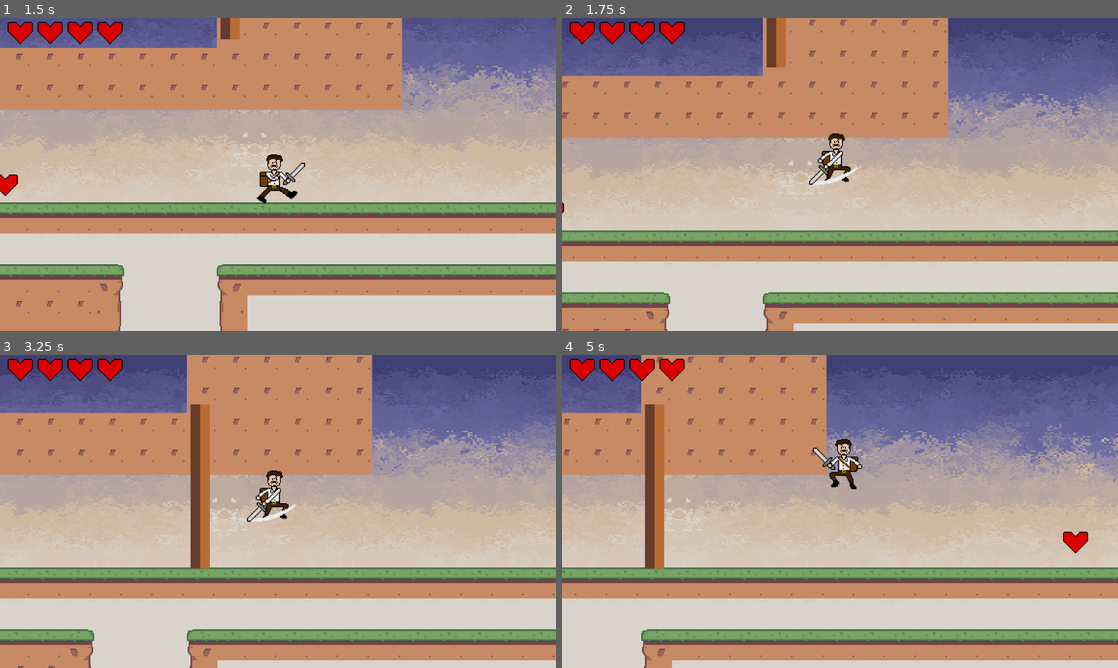
Above: before the commit, frames 1-4 (two rows, left to right).
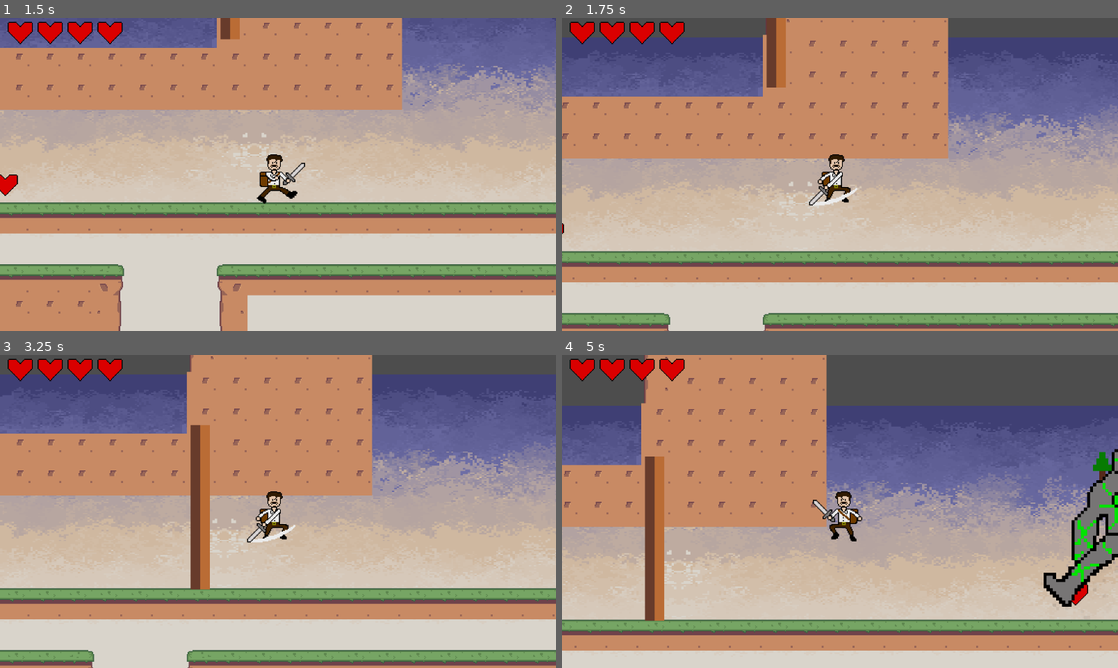
Above: after the commit, the same moments.

Repository: bscott519/ColossalCrisisGame
Game: Godot game, scene res://Scenes/level_5.tscn
Two runs of this game, one before a commit and one after it. Both use one fixed random seed, a clock stepped at 60 frames per second and the inputs below. This scene is started directly instead of the project's main scene. The engine's default icon, where the game draws it, is replaced by a stand-in: a white triangle on a blue panel in a dark square. Sound files missing from this copy of the repository are replaced by a short silence.
Inputs (mouse positions are in pixels of both pictures, inside the frame that each line leads up to):
- Up to frame 1 (1.5 s): tap Enter (enter) at 0.5, 1.35 s; move the mouse to (400, 158) at 0.52 s; hold Enter (enter) 0.53-1.28 s; hold D (right) from 0.53 s (still down); click (400, 158) at 0.6 s; tap Space (jump) at 0.77 s; move the mouse to (166, 190) at 1.27 s
- Up to frame 2 (1.75 s): keep holding D (right); tap Space (jump) at 1.52 s; click (728, 190) at 1.55 s
- Up to frame 3 (3.25 s): move the mouse to (333, 442) at 2.02 s; release D (right) at 2.03 s; hold A (left) 2.03-2.78 s; hold Enter (enter) 2.03-2.78 s; click (333, 442) at 2.1 s; move the mouse to (250, 574) at 2.77 s; hold D (right) from 2.78 s (still down); tap Enter (enter) at 2.85 s; tap Space (jump) at 3.02 s; click (250, 574) at 3.05 s
- Up to frame 4 (5 s): move the mouse to (1006, 558) at 3.52 s; hold Enter (enter) 3.53-4.28 s; click (1006, 558) at 3.6 s; tap Space (jump) at 3.77, 4.52 s; move the mouse to (673, 464) at 4.27 s; release D (right) at 4.28 s; hold A (left) from 4.28 s (still down); tap Enter (enter) at 4.35 s; click (673, 464) at 4.55 s

Frame 1 is identical in both runs. In frame 2, 45% of the frame differs, in the area x 0-100%, y 0-100%; in frame 3, 45%; in frame 4, 73%.

Commit message:
earth giant in game and added level 5 to level select

Diff:
--- /dev/null
+++ b/Scenes/earth_giant.tscn
@@ -0,0 +1,151 @@
+[gd_scene load_steps=18 format=3 uid="uid://cbrjwdmbhictw"]
+
+[ext_resource type="Script" path="res://Scripts/earth_giant.gd" id="1_kl2yr"]
+[ext_resource type="Texture2D" uid="uid://cbmek8v8jln14" path="res://GameArt/CCEarthGiantSS.png" id="1_obi7s"]
+
+[sub_resource type="AtlasTexture" id="AtlasTexture_klkj6"]
+atlas = ExtResource("1_obi7s")
+region = Rect2(0, 0, 64, 64)
+
+[sub_resource type="AtlasTexture" id="AtlasTexture_0c2nm"]
+atlas = ExtResource("1_obi7s")
+region = Rect2(64, 0, 64, 64)
+
+[sub_resource type="AtlasTexture" id="AtlasTexture_sy1mr"]
+atlas = ExtResource("1_obi7s")
+region = Rect2(128, 0, 64, 64)
+
+[sub_resource type="AtlasTexture" id="AtlasTexture_6c5xl"]
+atlas = ExtResource("1_obi7s")
+region = Rect2(128, 128, 64, 64)
+
+[sub_resource type="AtlasTexture" id="AtlasTexture_i7akv"]
+atlas = ExtResource("1_obi7s")
+region = Rect2(0, 192, 64, 64)
+
+[sub_resource type="AtlasTexture" id="AtlasTexture_r1roc"]
+atlas = ExtResource("1_obi7s")
+region = Rect2(64, 192, 64, 64)
+
+[sub_resource type="AtlasTexture" id="AtlasTexture_xjduh"]
+atlas = ExtResource("1_obi7s")
+region = Rect2(0, 128, 64, 64)
+
+[sub_resource type="AtlasTexture" id="AtlasTexture_b6pyb"]
+atlas = ExtResource("1_obi7s")
+region = Rect2(64, 128, 64, 64)
+
+[sub_resource type="AtlasTexture" id="AtlasTexture_ob3a6"]
+atlas = ExtResource("1_obi7s")
+region = Rect2(0, 64, 64, 64)
+
+[sub_resource type="AtlasTexture" id="AtlasTexture_cojhq"]
+atlas = ExtResource("1_obi7s")
+region = Rect2(64, 64, 64, 64)
+
+[sub_resource type="AtlasTexture" id="AtlasTexture_ogu1d"]
+atlas = ExtResource("1_obi7s")
+region = Rect2(128, 64, 64, 64)
+
+[sub_resource type="AtlasTexture" id="AtlasTexture_s7ngs"]
+atlas = ExtResource("1_obi7s")
+region = Rect2(64, 64, 64, 64)
+
+[sub_resource type="SpriteFrames" id="SpriteFrames_e7ak4"]
+animations = [{
+"frames": [],
+"loop": false,
+"name": &"death",
+"speed": 5.0
+}, {
+"frames": [{
+"duration": 1.0,
+"texture": SubResource("AtlasTexture_klkj6")
+}, {
+"duration": 1.0,
+"texture": SubResource("AtlasTexture_0c2nm")
+}],
+"loop": true,
+"name": &"idle",
+"speed": 1.0
+}, {
+"frames": [{
+"duration": 1.0,
+"texture": SubResource("AtlasTexture_sy1mr")
+}],
+"loop": false,
+"name": &"rock_summon",
+"speed": 5.0
+}, {
+"frames": [{
+"duration": 1.0,
+"texture": SubResource("AtlasTexture_6c5xl")
+}, {
+"duration": 1.0,
+"texture": SubResource("AtlasTexture_6c5xl")
+}, {
+"duration": 1.0,
+"texture": SubResource("AtlasTexture_i7akv")
+}, {
+"duration": 1.0,
+"texture": SubResource("AtlasTexture_r1roc")
+}],
+"loop": false,
+"name": &"slam",
+"speed": 7.0
+}, {
+"frames": [{
+"duration": 1.0,
+"texture": SubResource("AtlasTexture_xjduh")
+}, {
+"duration": 1.0,
+"texture": SubResource("AtlasTexture_b6pyb")
+}],
+"loop": false,
+"name": &"stomp",
+"speed": 2.0
+}, {
+"frames": [{
+"duration": 1.0,
+"texture": SubResource("AtlasTexture_ob3a6")
+}, {
+"duration": 1.0,
+"texture": SubResource("AtlasTexture_cojhq")
+}, {
+"duration": 1.0,
+"texture": SubResource("AtlasTexture_ogu1d")
+}, {
+"duration": 1.0,
+"texture": SubResource("AtlasTexture_s7ngs")
+}],
+"loop": true,
+"name": &"walk",
+"speed": 3.0
+}]
+
+[sub_resource type="CircleShape2D" id="CircleShape2D_38rre"]
+
+[sub_resource type="RectangleShape2D" id="RectangleShape2D_8icpq"]
+size = Vector2(201, 40)
+
+[node name="EarthGiant" type="CharacterBody2D"]
+script = ExtResource("1_kl2yr")
+
+[node name="AnimatedSprite2D" type="AnimatedSprite2D" parent="."]
+sprite_frames = SubResource("SpriteFrames_e7ak4")
+animation = &"idle"
+autoplay = "idle"
+frame = 1
+frame_progress = 0.479434
+
+[node name="CollisionShape2D" type="CollisionShape2D" parent="."]
+position = Vector2(-1, 21)
+shape = SubResource("CircleShape2D_38rre")
+
+[node name="Detection" type="Area2D" parent="."]
+
+[node name="CollisionShape2D" type="CollisionShape2D" parent="Detection"]
+position = Vector2(-0.5, 10)
+shape = SubResource("RectangleShape2D_8icpq")
+
+[node name="AttackCooldown" type="Timer" parent="."]
--- a/Scenes/level_5.tscn
+++ b/Scenes/level_5.tscn
@@ -17,6 +17,7 @@
 [ext_resource type="PackedScene" uid="uid://buy507nxy6xwt" path="res://Scenes/boss_door.tscn" id="15_1vf4c"]
 [ext_resource type="Script" path="res://Scripts/boss_trigger.gd" id="15_2se6i"]
 [ext_resource type="Script" path="res://Scripts/boss_door.gd" id="16_myq40"]
+[ext_resource type="PackedScene" uid="uid://cbrjwdmbhictw" path="res://Scenes/earth_giant.tscn" id="18_8nic5"]
 
 [sub_resource type="TileSetAtlasSource" id="TileSetAtlasSource_biuay"]
 texture = ExtResource("3_hujus")
@@ -174,7 +175,7 @@
 [node name="Camera2D" type="Camera2D" parent="player"]
 zoom = Vector2(2, 2)
 limit_left = -29
-limit_top = -123
+limit_top = -200
 limit_right = 5550
 limit_bottom = 320
 
@@ -327,5 +328,9 @@
 position = Vector2(2887, 59)
 shape = SubResource("RectangleShape2D_om74q")
 
+[node name="EarthGiant" parent="." instance=ExtResource("18_8nic5")]
+position = Vector2(3279, -2)
+scale = Vector2(3.2, 3.2)
+
 [connection signal="finished" from="LevelTheme" to="." method="_on_level_theme_finished"]
 [connection signal="playerEntered" from="BossTrigger" to="BossDoor" method="_on_boss_trigger_player_entered"]
--- a/Scenes/level_select.tscn
+++ b/Scenes/level_select.tscn
@@ -29,19 +29,19 @@
 theme_override_styles/panel = SubResource("StyleBoxTexture_qxukp")
 
 [node name="LevelIcon" parent="." node_paths=PackedStringArray("next_level_left", "next_level_right") instance=ExtResource("1_3hviw")]
-offset_left = 160.0
+offset_left = 96.0
 offset_top = 288.0
-offset_right = 224.0
+offset_right = 160.0
 offset_bottom = 352.0
 scale = Vector2(2, 2)
 next_scene_path = "res://Scenes/level_1.tscn"
-next_level_left = NodePath("../LevelIcon4")
+next_level_left = NodePath("../LevelIcon5")
 next_level_right = NodePath("../LevelIcon2")
 
 [node name="LevelIcon2" parent="." node_paths=PackedStringArray("next_level_left", "next_level_right") instance=ExtResource("1_3hviw")]
-offset_left = 416.0
+offset_left = 320.0
 offset_top = 288.0
-offset_right = 480.0
+offset_right = 384.0
 offset_bottom = 352.0
 scale = Vector2(2, 2)
 lvl_name = "2"
@@ -50,9 +50,9 @@
 next_level_right = NodePath("../LevelIcon3")
 
 [node name="LevelIcon3" parent="." node_paths=PackedStringArray("next_level_left", "next_level_right") instance=ExtResource("1_3hviw")]
-offset_left = 672.0
+offset_left = 544.0
 offset_top = 288.0
-offset_right = 736.0
+offset_right = 608.0
 offset_bottom = 352.0
 scale = Vector2(2, 2)
 lvl_name = "3"
@@ -61,14 +61,25 @@
 next_level_right = NodePath("../LevelIcon4")
 
 [node name="LevelIcon4" parent="." node_paths=PackedStringArray("next_level_left", "next_level_right") instance=ExtResource("1_3hviw")]
-offset_left = 928.0
+offset_left = 768.0
 offset_top = 288.0
-offset_right = 992.0
+offset_right = 832.0
 offset_bottom = 352.0
 scale = Vector2(2, 2)
 lvl_name = "4"
 next_scene_path = "res://Scenes/level_4.tscn"
 next_level_left = NodePath("../LevelIcon3")
+next_level_right = NodePath("../LevelIcon5")
+
+[node name="LevelIcon5" parent="." node_paths=PackedStringArray("next_level_left", "next_level_right") instance=ExtResource("1_3hviw")]
+offset_left = 992.0
+offset_top = 288.0
+offset_right = 1056.0
+offset_bottom = 352.0
+scale = Vector2(2, 2)
+lvl_name = "5"
+next_scene_path = "res://Scenes/level_5.tscn"
+next_level_left = NodePath("../LevelIcon4")
 next_level_right = NodePath("../LevelIcon")
 
 [node name="PlayerIcon" parent="." instance=ExtResource("2_aid86")]
--- /dev/null
+++ b/Scripts/earth_giant.gd
@@ -0,0 +1,85 @@
+extends CharacterBody2D
+
+enum State { IDLE, CHASE, STOMP, SLAM, SUMMON }
+
+@onready var animated_sprite_2d = $AnimatedSprite2D
+@onready var detection_area = $Detection
+@onready var attack_cooldown = $AttackCooldown
+
+var current_state = State.IDLE
+var player = null
+var speed = 70
+var attack_range = 80
+
+func _ready():
+	detection_area.connect("body_entered", _on_body_entered)
+	attack_cooldown.start()
+
+func _physics_process(delta):
+	match current_state:
+		State.IDLE:
+			# Do nothing until player is found
+			pass
+
+		State.CHASE:
+			if player:
+				animated_sprite_2d.play("walk")
+				var direction = (player.global_position - global_position).normalized()
+				velocity = direction * speed
+
+				move_and_slide()
+
+				if global_position.distance_to(player.global_position) < attack_range and not attack_cooldown.time_left > 0:
+					choose_attack()
+
+				animated_sprite_2d.flip_h = direction.x < 0
+
+		State.STOMP:
+			velocity = Vector2.ZERO
+			if not animated_sprite_2d.is_playing():
+				animated_sprite_2d.play("stomp")
+
+		State.SLAM:
+			velocity = Vector2.ZERO
+			if not animated_sprite_2d.is_playing():
+				animated_sprite_2d.play("slam")
+
+		State.SUMMON:
+			velocity = Vector2.ZERO
+			if not animated_sprite_2d.is_playing():
+				animated_sprite_2d.play("rock_summon")
+
+func choose_attack():
+	var rand = randi() % 3
+	match rand:
+		0: change_state(State.STOMP)
+		1: change_state(State.SLAM)
+		2: change_state(State.SUMMON)
+
+func _on_body_entered(body):
+	if body.name == "player":
+		player = body
+		change_state(State.CHASE)
+
+func change_state(new_state):
+	current_state = new_state
+	if new_state in [State.STOMP, State.SLAM, State.SUMMON]:
+		attack_cooldown.start()
+
+func _on_AnimationPlayer_animation_finished(anim_name):
+	match anim_name:
+		"stomp":
+			# Area damage logic here
+			change_state(State.CHASE)
+		"slam":
+			# Direct attack logic here
+			change_state(State.CHASE)
+		"summon":
+			#spawn_spikes()
+			change_state(State.CHASE)
+
+#func spawn_spikes():
+	#var spike_scene = preload("res://scenes/SpikedRock.tscn")
+	#var spike = spike_scene.instantiate()
+	#spike.global_position = global_position + Vector2(0, 100)
+	#get_tree().current_scene.add_child(spike)
Not shown: 1 places in Scenes/level_5.tscn that only renumber resources
